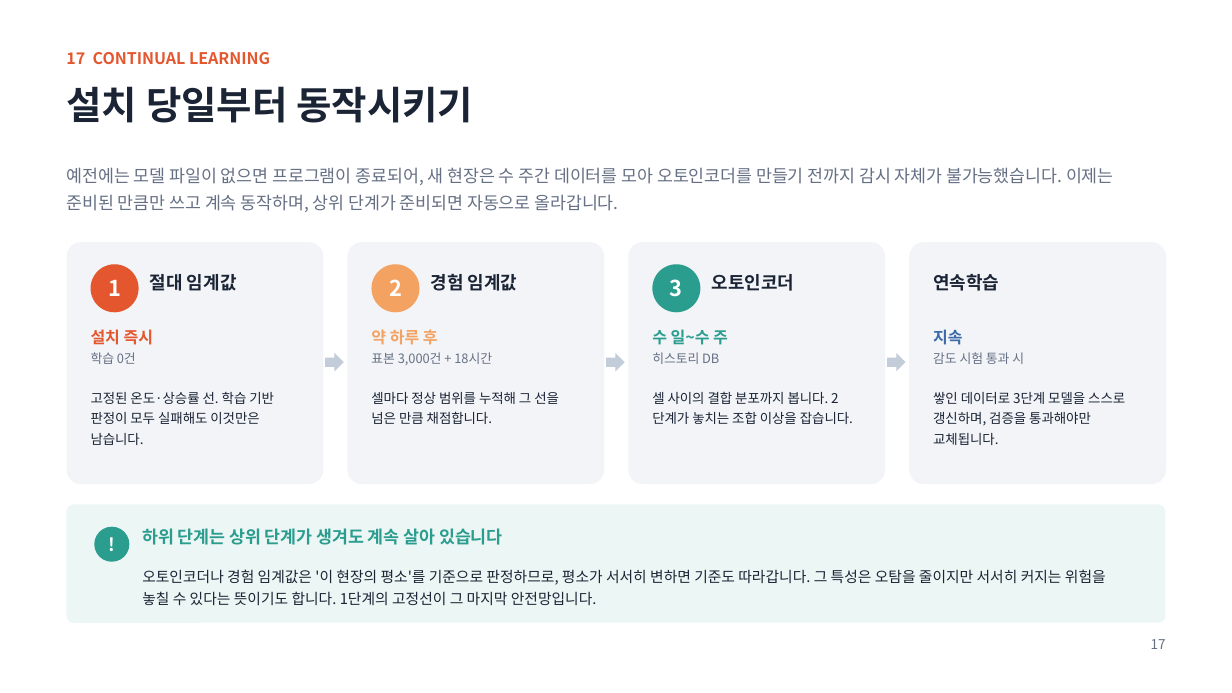
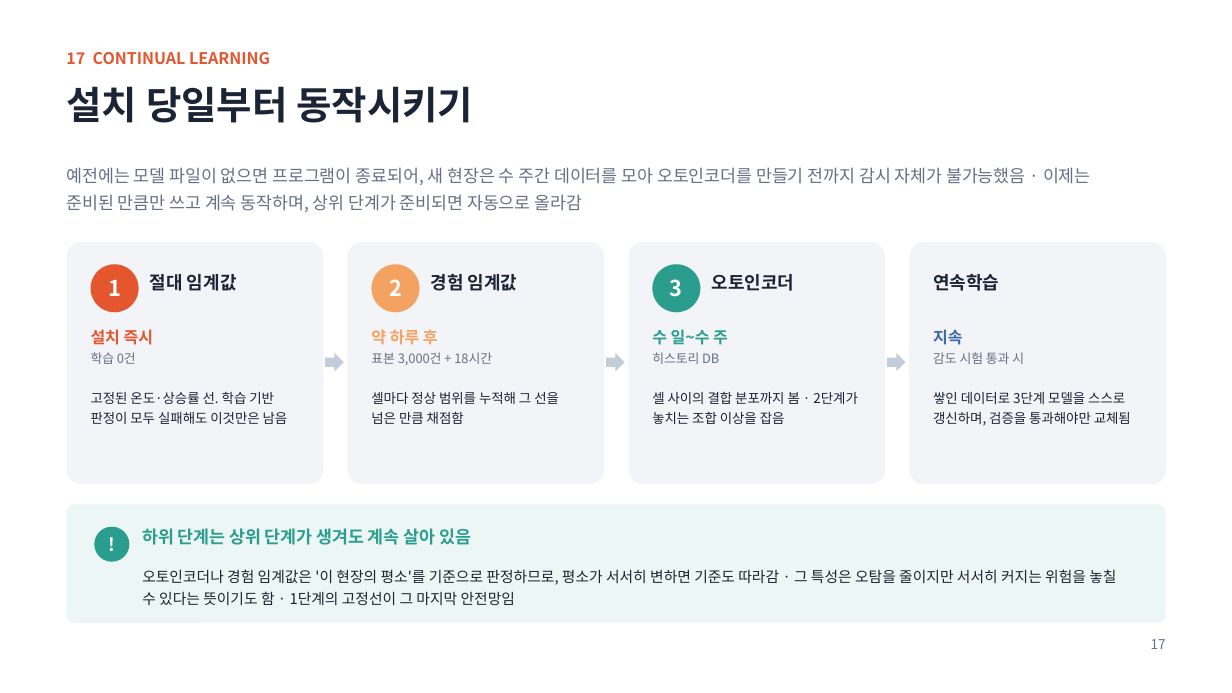
Before and after one commit to oskwon65/MultiModal_FireCam, a slide deck: slide 18 of 멀티모달_화재감지_분석서버_설치매뉴얼.pptx. Drawn at 1232x693 pixels with LibreOffice and Linux fonts; fonts in the diff are those of the drawing. Boxes give left, top, right and bottom in pixels: in the first picture for what was removed or moved away, otherwise in the second. Text is boxed around its words. In the diff, an @@ line names an element or a change of style, - is before the commit and + after.

```diff
--- a/멀티모달_화재감지_분석서버_설치매뉴얼.pptx
+++ b/멀티모달_화재감지_분석서버_설치매뉴얼.pptx
@@ text at (66, 167, 1091, 212): text changed @@
-예전에는 모델 파일이 없으면 프로그램이 종료되어, 새 현장은 수 주간 데이터를 모아 오토인코더를 만들기 전까지 감시 자체가 불가능했습니다. 이제는 준비된 만큼만 쓰고 계속 동작하며, 상위 단계가 준비되면 자동으로 올라갑니다.
+예전에는 모델 파일이 없으면 프로그램이 종료되어, 새 현장은 수 주간 데이터를 모아 오토인코더를 만들기 전까지 감시 자체가 불가능했음 · 이제는 준비된 만큼만 쓰고 계속 동작하며, 상위 단계가 준비되면 자동으로 올라감
@@ text at (91, 392, 288, 424): text changed @@
-고정된 온도·상승률 선. 학습 기반 판정이 모두 실패해도 이것만은 남습니다.
+고정된 온도·상승률 선. 학습 기반 판정이 모두 실패해도 이것만은 남음
@@ text at (371, 392, 559, 424): text changed @@
-셀마다 정상 범위를 누적해 그 선을 넘은 만큼 채점합니다.
+셀마다 정상 범위를 누적해 그 선을 넘은 만큼 채점함
@@ text at (652, 392, 857, 424): text changed @@
-셀 사이의 결합 분포까지 봅니다. 2단계가 놓치는 조합 이상을 잡습니다.
+셀 사이의 결합 분포까지 봄 · 2단계가 놓치는 조합 이상을 잡음
@@ text at (933, 392, 1131, 426): text changed @@
-쌓인 데이터로 3단계 모델을 스스로 갱신하며, 검증을 통과해야만 교체됩니다.
+쌓인 데이터로 3단계 모델을 스스로 갱신하며, 검증을 통과해야만 교체됨
@@ text at (142, 528, 471, 545): text changed @@
-하위 단계는 상위 단계가 생겨도 계속 살아 있습니다
+하위 단계는 상위 단계가 생겨도 계속 살아 있음
@@ text at (142, 569, 1116, 605): text changed @@
-오토인코더나 경험 임계값은 '이 현장의 평소'를 기준으로 판정하므로, 평소가 서서히 변하면 기준도 따라갑니다. 그 특성은 오탐을 줄이지만 서서히 커지는 위험을 놓칠 수 있다는 뜻이기도 합니다. 1단계의 고정선이 그 마지막 안전망입니다.
+오토인코더나 경험 임계값은 '이 현장의 평소'를 기준으로 판정하므로, 평소가 서서히 변하면 기준도 따라감 · 그 특성은 오탐을 줄이지만 서서히 커지는 위험을 놓칠 수 있다는 뜻이기도 함 · 1단계의 고정선이 그 마지막 안전망임
```
Also in this commit, not shown: 31 other slides changed, 5 slides added, 50 other files.
